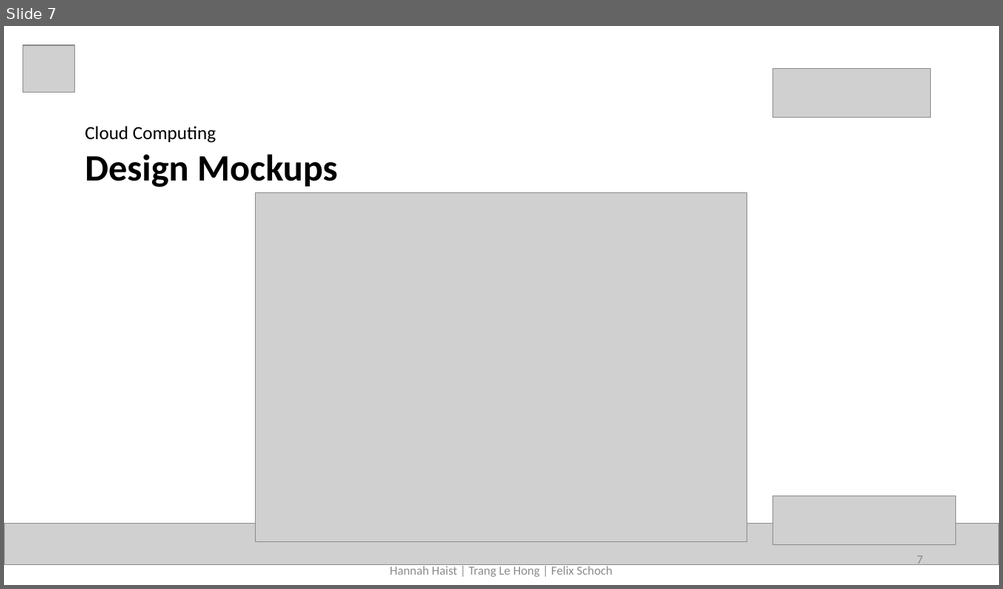
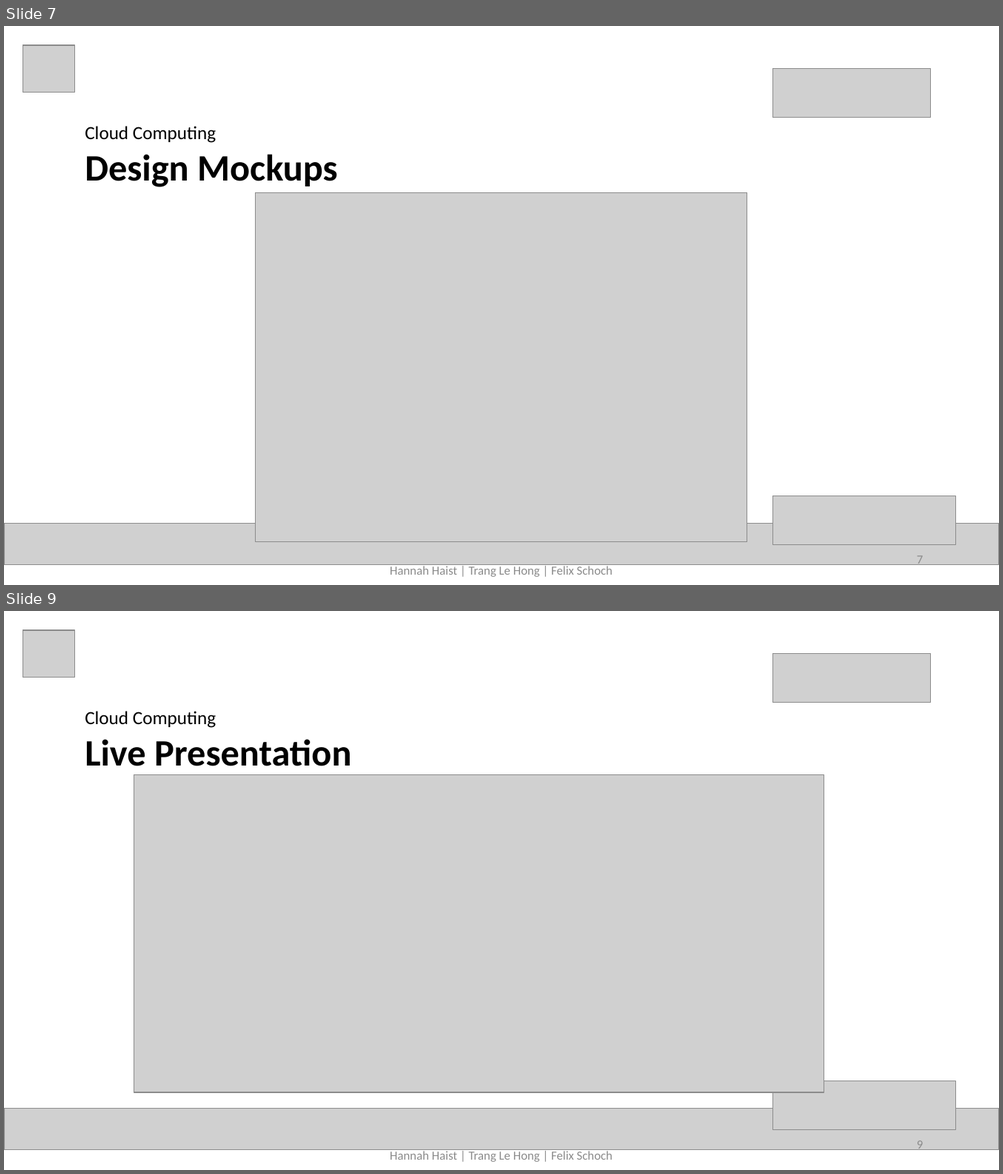
Before and after one commit to lehongtrang272/cloud_computing, a slide deck: presentation/cloud computing presentation unfinished.pptx. Shown one above the other, each under a label of ours: slide 7 before the commit, slides 7 and 9 after it; the slides between them are not shown. The pictures are 1003x589 and 1003x1174 pixels, drawn with LibreOffice and Linux fonts; fonts in the diff are those of the drawing; grey boxes stand for pictures. Boxes give left, top, right and bottom in pixels: in the first picture for what was removed or moved away, otherwise in the second. Text is boxed around its words. In the diff, an @@ line names an element or a change of style, - is before the commit and + after.

```diff
--- a/presentation/cloud computing presentation unfinished.pptx
+++ b/presentation/cloud computing presentation unfinished.pptx
@@ slide 9 added at (4,611,999,1170), background #FFFFFF @@
@@ picture added at (23,630,75,678) @@
@@ picture added at (772,653,930,702) @@
@@ text added at (85,711,351,766), 36 pt, text #000000, bold @@
+Cloud Computing
+Live Presentation
@@ picture added at (134,775,823,1093) @@
@@ picture added at (772,1082,956,1130) @@
@@ picture added at (4,1109,999,1150) @@
@@ page number added at (916,1141,922,1153), 12 pt, text #8C8C8C @@
+9
@@ text added at (390,1150,612,1162), 12 pt, text #8C8C8C @@
+Hannah Haist | Trang Le Hong | Felix Schoch
```
Also in this commit, not shown: 3 slides changed.
